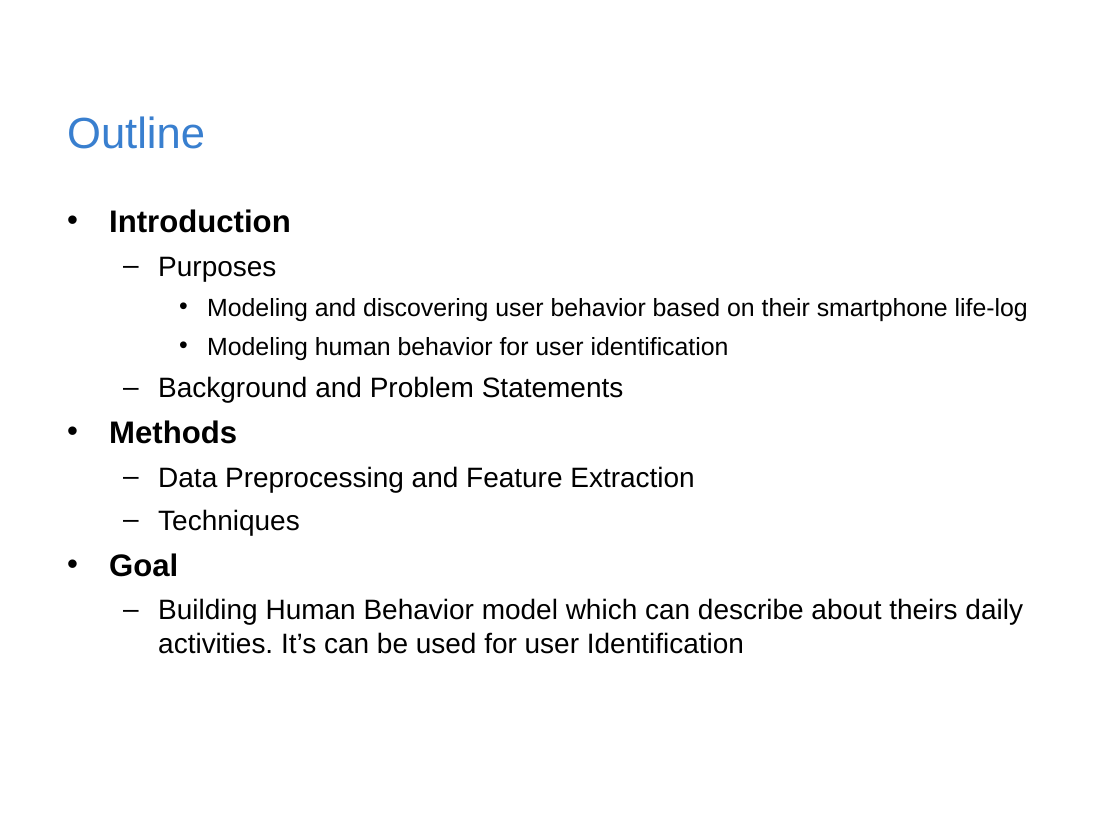
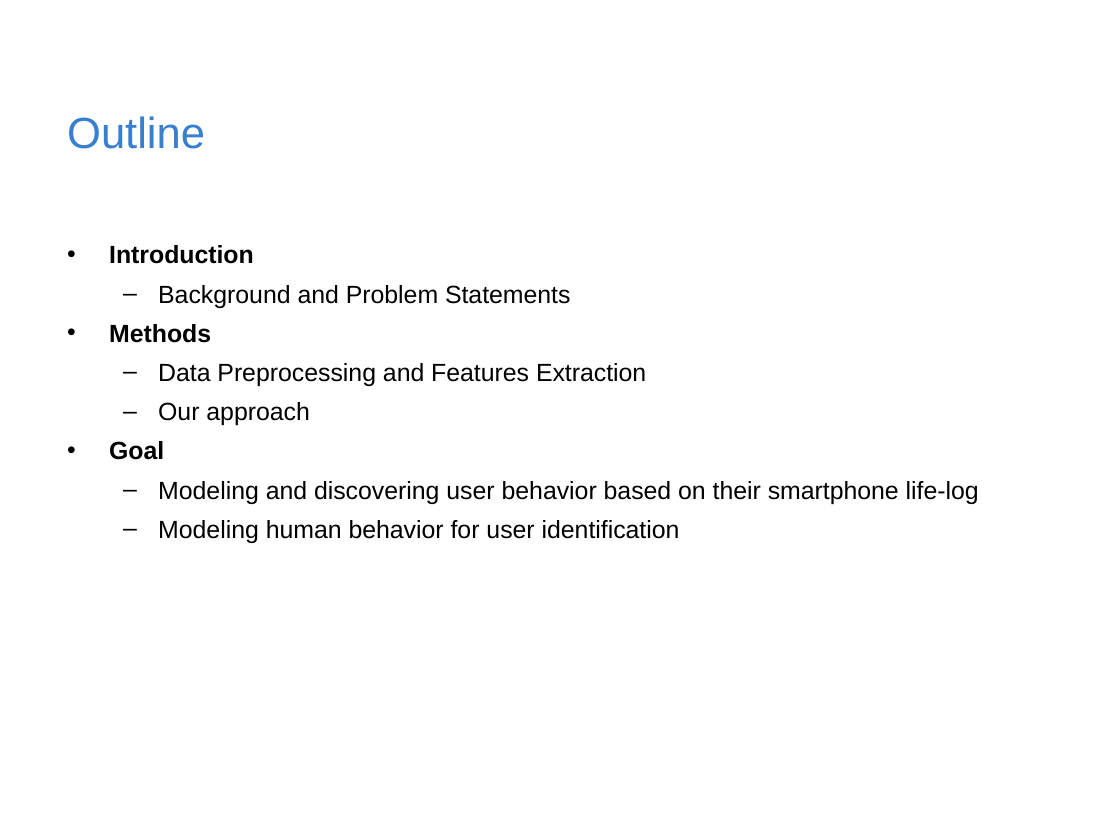
Before and after one commit to rischanlab/MyThesis, a slide deck: slide 2 of Thesis-presentation.pptx. Drawn at 1120x840 pixels with LibreOffice and Linux fonts; fonts in the diff are those of the drawing; background and template pictures are left out. Boxes give left, top, right and bottom in pixels: in the first picture for what was removed or moved away, otherwise in the second. Text is boxed around its words. In the diff, an @@ line names an element or a change of style, - is before the commit and + after.

```diff
--- a/Thesis-presentation.pptx
+++ b/Thesis-presentation.pptx
@@ text "Introduction": place and size @@
-text "Introduction" at <box>109,209,1028,654</box>
+text "Introduction" at <box>109,245,979,543</box>
@@ text at <box>109,245,979,543</box>: size 20 to 16 pt in "Introduction"; bullet • to –; list level 3 to 2 in "Modeling and discovering user behavior ..."; list level 3 to 2 in "Modeling human behavior for user ..." @@
@@ text at <box>109,285,646,460</box>: text changed; size 18 to 16 pt @@
-  – Purposes
+  – Background and Problem Statements
+• Methods
+  – Data Preprocessing and Features Extraction
+  – Our approach
+• Goal
@@ text at <box>109,376,1023,654</box>: paragraphs removed @@
-  – Background and Problem Statements
-• Methods
-  – Data Preprocessing and Feature Extraction
-  – Techniques
-• Goal
-  – Building Human Behavior model which can describe about theirs daily activities. It’s can be used for user Identification
```
Also in this commit, not shown: 3 other slides changed, 1 slide added.
